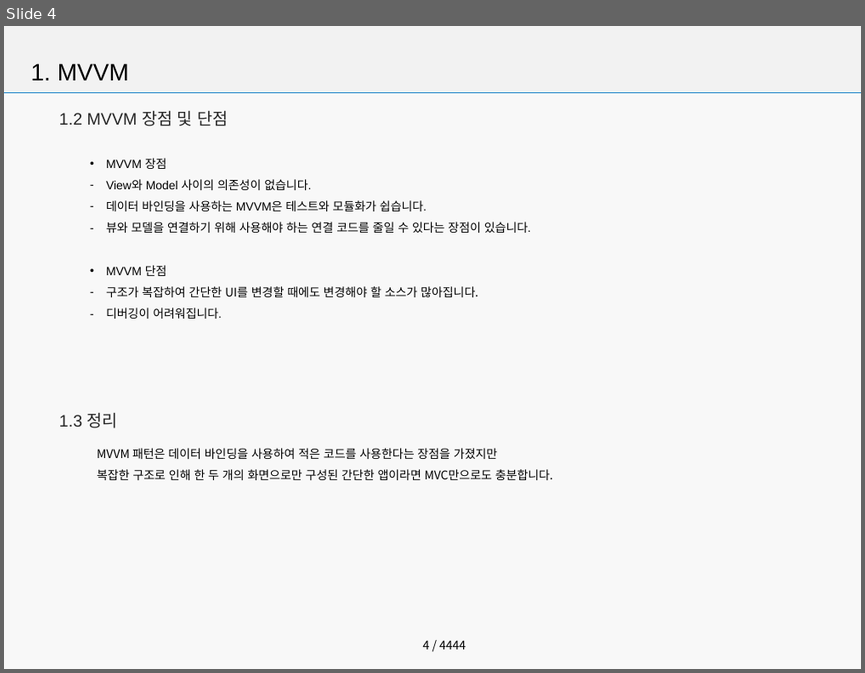
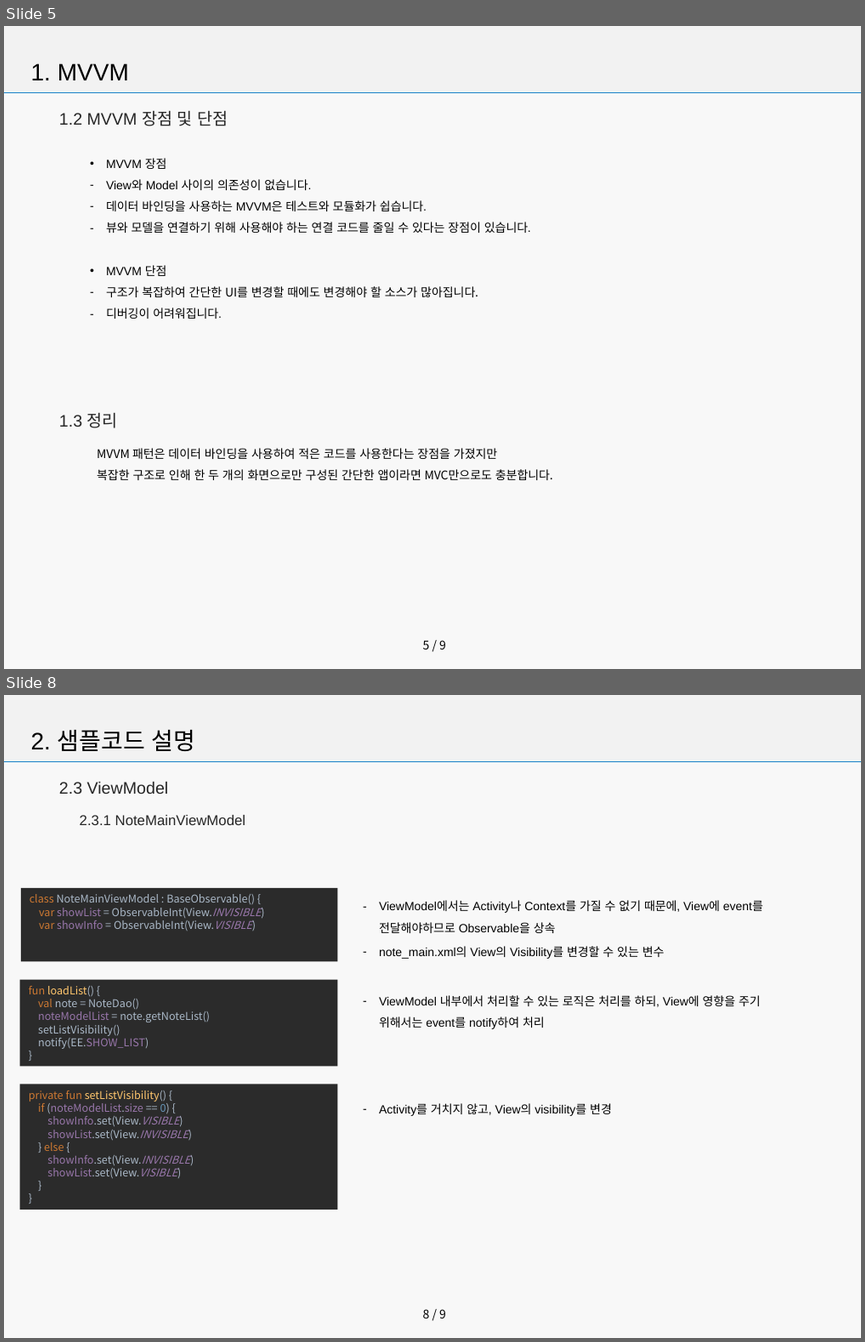
Before and after one commit to seoyoon630/MVVMDemo, a slide deck: Android MVVM.pptx. Shown one above the other, each under a label of ours: slide 4 before the commit, slides 5 and 8 after it; the slides between them are not shown. The pictures are 865x673 and 865x1342 pixels, drawn with LibreOffice and Linux fonts; fonts in the diff are those of the drawing; background and template pictures are left out. Boxes give left, top, right and bottom in pixels: in the first picture for what was removed or moved away, otherwise in the second. Text is boxed around its words. In the diff, an @@ line names an element or a change of style, - is before the commit and + after.

```diff
--- a/Android MVVM.pptx
+++ b/Android MVVM.pptx
@@ slide 8 added at (4,695,861,1338), background #F2F2F2 at 50% opacity; not listed: 3 template elements that a slide beside it also shows @@
@@ text added at (31,729,196,751), 20 pt, text #000000 @@
+  2. 샘플코드 설명
@@ text added at (59,781,169,794), 14 pt, text #262626 @@
+  2.3 ViewModel
@@ text added at (80,815,245,825), 12 pt, text #262626 @@
+  2.3.1 NoteMainViewModel
@@ rectangle added at (21,888,338,961), fill #2B2B2B, 9 pt, text #A9B7C6 @@
+class NoteMainViewModel : BaseObservable() {
+var showList = ObservableInt(View.INVISIBLE)
+var showInfo = ObservableInt(View.VISIBLE)
@@ text added at (379,900,763,959), 10 pt, text #000000 @@
+  – ViewModel에서는 Activity나 Context를 가질 수 없기 때문에, View에 event를 전달해야하므로 Observable을 상속
+  – note_main.xml의 View의 Visibility를 변경할 수 있는 변수
@@ rectangle added at (20,980,338,1066), fill #2B2B2B, 9 pt, text #A9B7C6 @@
+fun loadList() {
+val note = NoteDao()
+noteModelList = note.getNoteList()
+setListVisibility()
+notify(EE.SHOW_LIST)
+}
@@ text added at (379,995,760,1029), 10 pt, text #000000 @@
+  – ViewModel 내부에서 처리할 수 있는 로직은 처리를 하되, View에 영향을 주기 위해서는 event를 notify하여 처리
@@ rectangle added at (20,1084,338,1209), fill #2B2B2B, 9 pt, text #9876AA @@
+private fun setListVisibility() {
+if (noteModelList.size == 0) {
+showInfo.set(View.VISIBLE)
+showList.set(View.INVISIBLE)
+} else {
+showInfo.set(View.INVISIBLE)
+showList.set(View.VISIBLE)
+}
+}
@@ text added at (379,1103,612,1116), 10 pt, text #000000 @@
+  – Activity를 거치지 않고, View의 visibility를 변경
@@ what was slide 4 is now slide 5 @@
@@ page number at (423,640,446,649): text changed @@
-4 / 4444
+5 / 9
```
Also in this commit, not shown: 2 slides changed, 4 other slides added, 1 slide removed, 1 other file.
